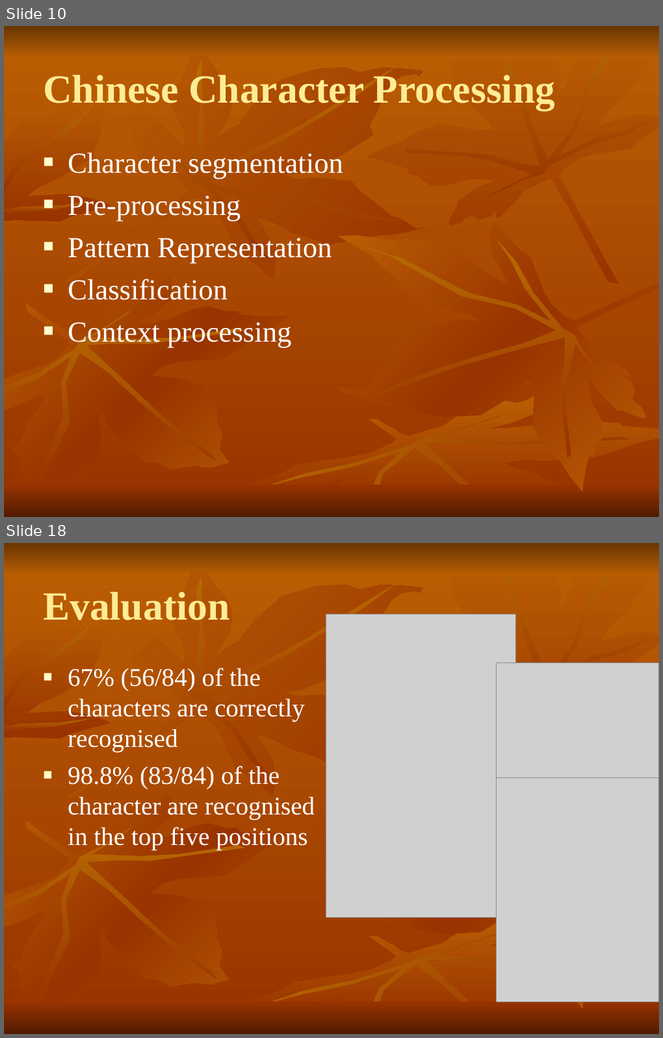
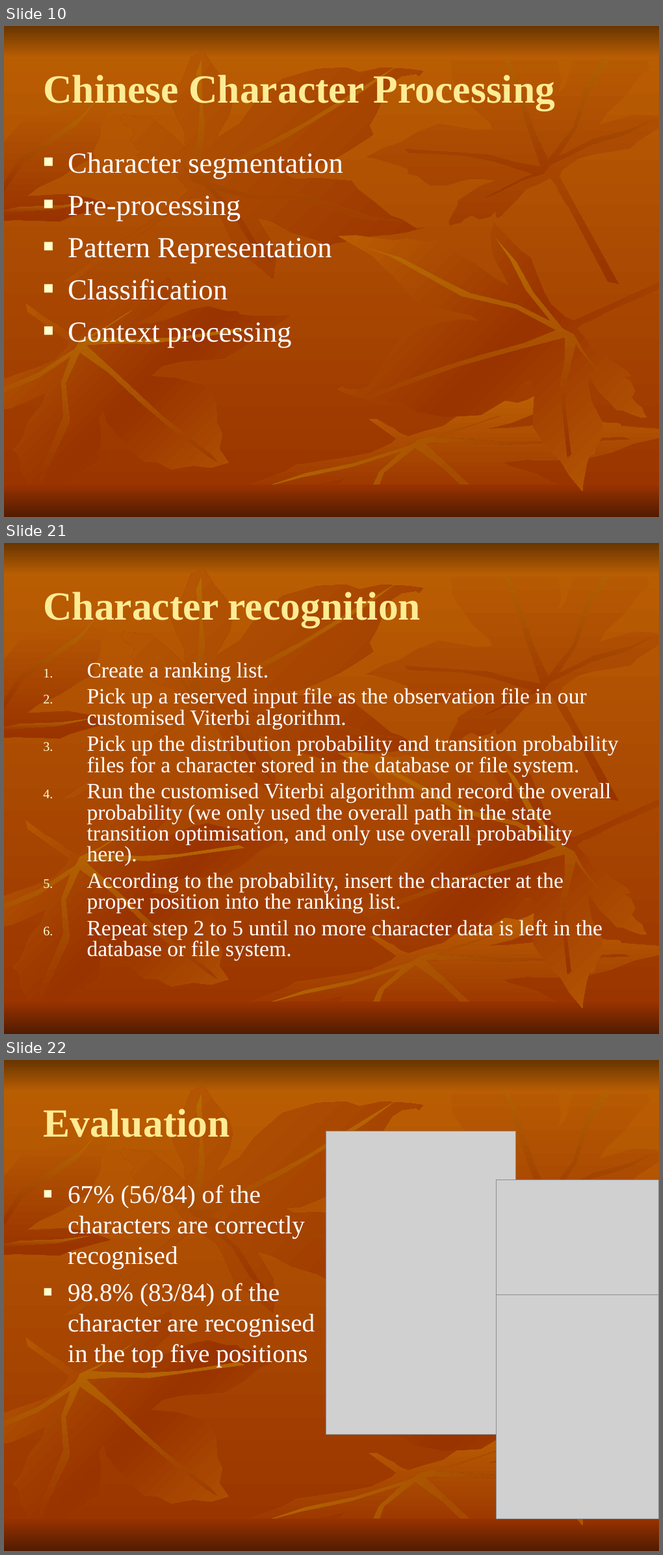
Before and after one commit to shaileshBhokare/honours, a slide deck: Dissertition/report/presentation.ppt. Shown one above the other, each under a label of ours: slides 10 and 18 before the commit, slides 10, 21 and 22 after it; the slides between them are not shown. The pictures are 663x1038 and 663x1555 pixels, drawn with LibreOffice and Linux fonts; fonts in the diff are those of the drawing; grey boxes stand for pictures. Boxes give left, top, right and bottom in pixels: in the first picture for what was removed or moved away, otherwise in the second. Text is boxed around its words. In the diff, an @@ line names an element or a change of style, - is before the commit and + after.

```diff
--- a/Dissertition/report/presentation.ppt
+++ b/Dissertition/report/presentation.ppt
@@ slide 21 added at (x1=4, y1=543, x2=659, y2=1034), background gradient #BB5F03 to #993300; not listed: 18 template elements that a slide beside it also shows @@
@@ title added at (x1=43, y1=592, x2=421, y2=627), 44 pt, text #FEEC94, bold @@
+Character recognition
@@ text added at (x1=87, y1=662, x2=618, y2=961), 24 pt, text #FFFFFF @@
+1. Create a ranking list.
+2. Pick up a reserved input file as the observation file in our customised Viterbi algorithm.
+3. Pick up the distribution probability and transition probability files for a character stored in the database or file system.
+4. Run the customised Viterbi algorithm and record the overall probability (we only used the overall path in the state transition optimisation, and only use overall probability here).
+5. According to the probability, insert the character at the proper position into the ranking list.
+6. Repeat step 2 to 5 until no more character data is left in the database or file system.
@@ what was slide 18 is now slide 22 @@
```
Also in this commit, not shown: 5 slides changed, 8 other slides added, 5 slides removed, 1 other file.
